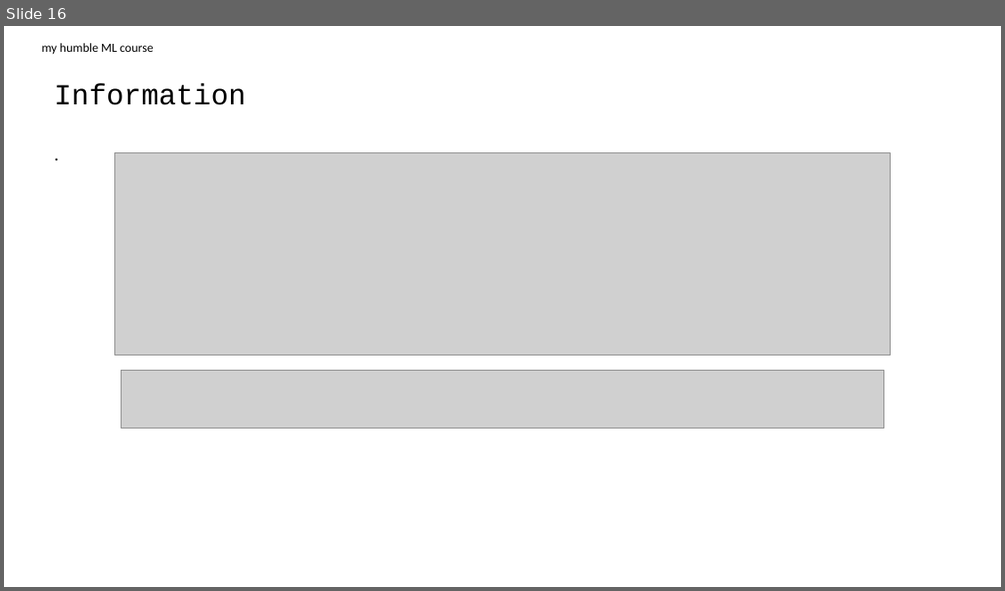
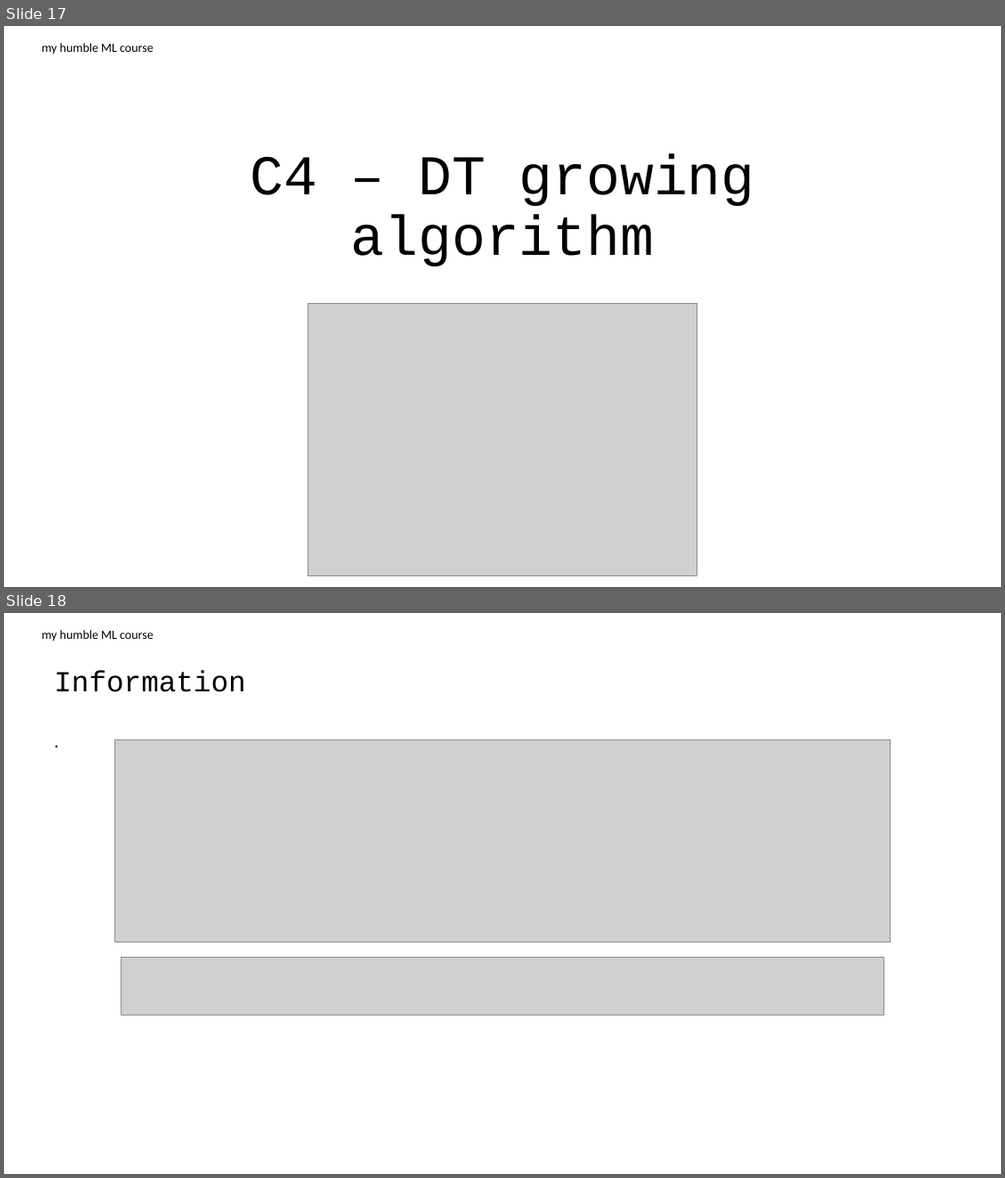
Before and after one commit to jeremy-jmc/ML_from_scratch, a slide deck: ppt/004 - DT.pptx. Shown one above the other, each under a label of ours: slide 16 before the commit, slides 17 and 18 after it. The pictures are 1005x591 and 1005x1178 pixels, drawn with LibreOffice and Linux fonts; fonts in the diff are those of the drawing; grey boxes stand for pictures. Boxes give left, top, right and bottom in pixels: in the first picture for what was removed or moved away, otherwise in the second. Text is boxed around its words. In the diff, an @@ line names an element or a change of style, - is before the commit and + after.

```diff
--- a/ppt/004 - DT.pptx
+++ b/ppt/004 - DT.pptx
@@ slide 17 added at (x1=4, y1=26, x2=1001, y2=587), background #FFFFFF @@
@@ text added at (x1=41, y1=43, x2=154, y2=54), 12 pt, text #000000 @@
+my humble ML course
@@ title added at (x1=250, y1=154, x2=755, y2=266), 54 pt, text #000000 @@
+C4 – DT growing algorithm
@@ picture added at (x1=308, y1=304, x2=696, y2=575) @@
@@ what was slide 16 is now slide 18 @@
```
Also in this commit, not shown: 1 slide changed, 1 other slide added, 5 other files.
